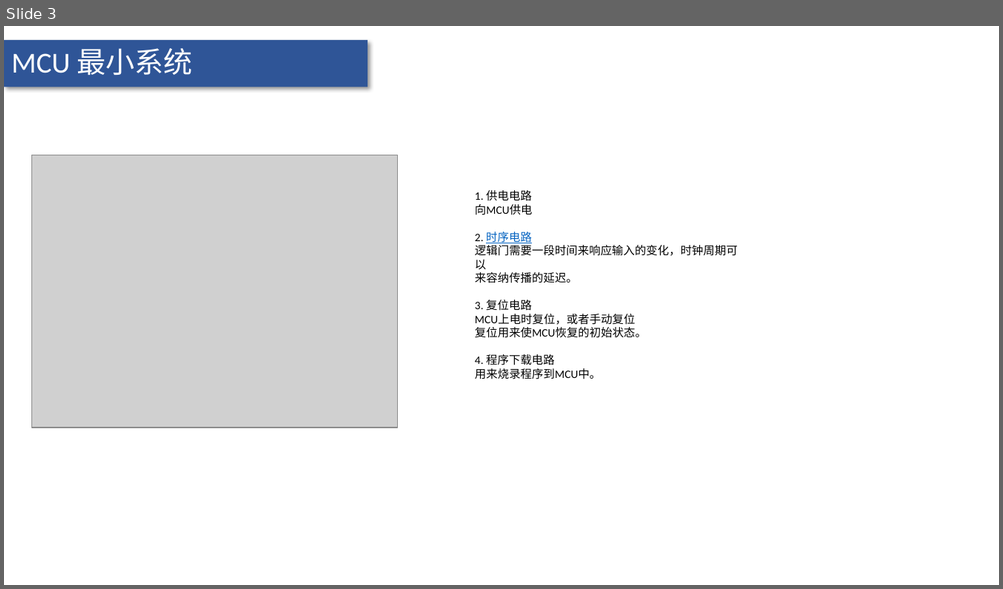
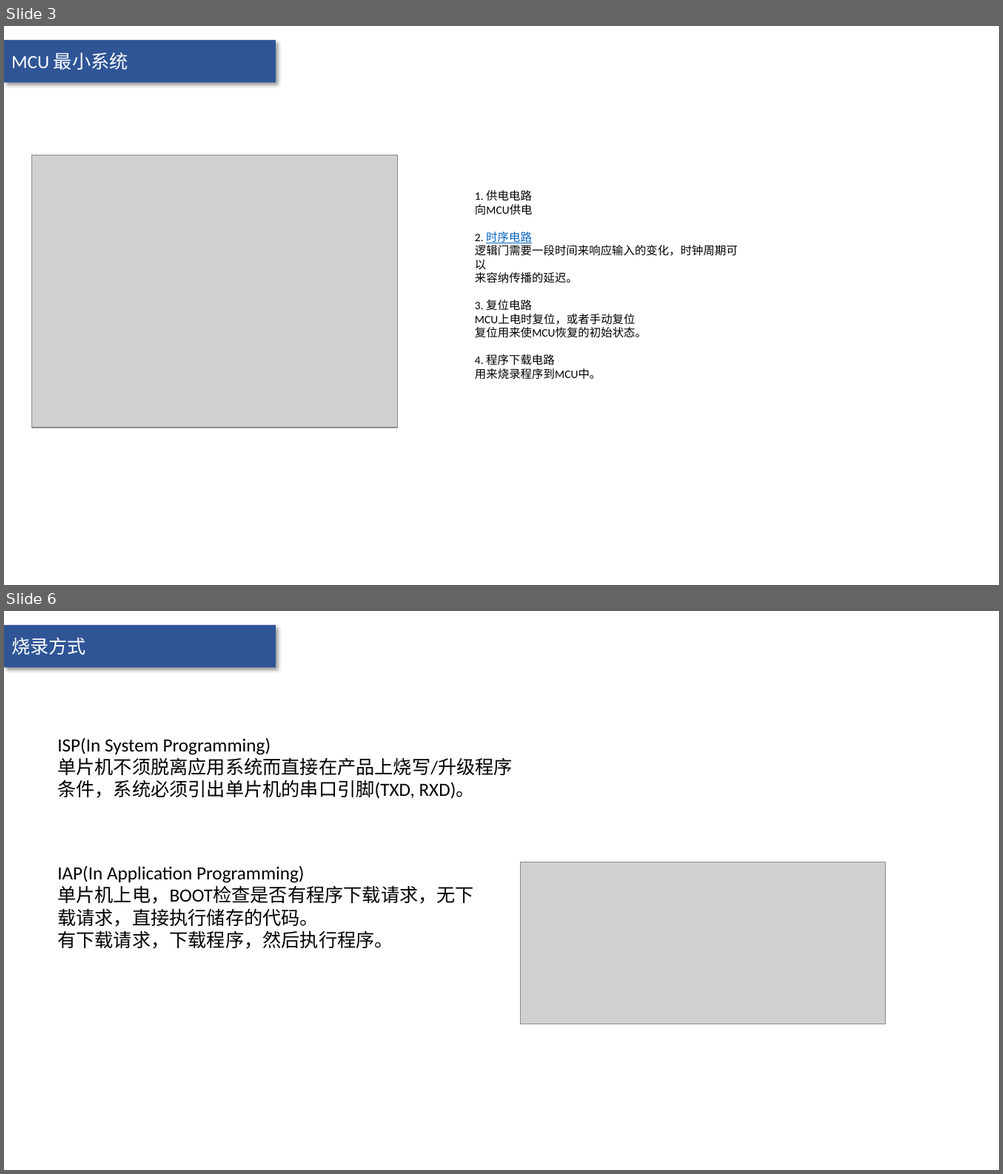
Before and after one commit to FL-LearningGroup/LucasNote, a slide deck: compute/embedded-system/MCU.pptx. Shown one above the other, each under a label of ours: slide 3 before the commit, slides 3 and 6 after it; the slides between them are not shown. The pictures are 1003x589 and 1003x1174 pixels, drawn with LibreOffice and Linux fonts; fonts in the diff are those of the drawing; grey boxes stand for pictures. Boxes give left, top, right and bottom in pixels: in the first picture for what was removed or moved away, otherwise in the second. Text is boxed around its words. In the diff, an @@ line names an element or a change of style, - is before the commit and + after.

Commit message:
[embedded-system] Learning

```diff
--- a/compute/embedded-system/MCU.pptx
+++ b/compute/embedded-system/MCU.pptx
@@ slide 6 added at [4, 611, 999, 1170], background #FFFFFF; not listed: 1 template element that a slide beside it also shows @@
@@ text added at [11, 638, 86, 655], 18 pt, text #FFFFFF @@
+烧录方式
@@ text added at [57, 738, 512, 799], 18 pt, text #000000 @@
+ISP(In System Programming)
+单片机不须脱离应用系统而直接在产品上烧写/升级程序
+条件，系统必须引出单片机的串口引脚(TXD, RXD)。
@@ text added at [57, 866, 474, 949], 18 pt, text #000000 @@
+IAP(In Application Programming)
+单片机上电，BOOT检查是否有程序下载请求，无下载请求，直接执行储存的代码。
+有下载请求，下载程序，然后执行程序。
@@ picture added at [521, 863, 885, 1025] @@
@@ slide 3 changed as well @@
@@ text "MCU 最小系统" at [11, 53, 128, 70]: size 28 to 18 pt; vertical alignment top to middle @@
@@ rectangle: place and size @@
-rectangle at [4, 40, 367, 87]
+rectangle at [4, 40, 276, 83]
```
Also in this commit, not shown: 2 other slides changed, 9 other slides added, 22 other files.
